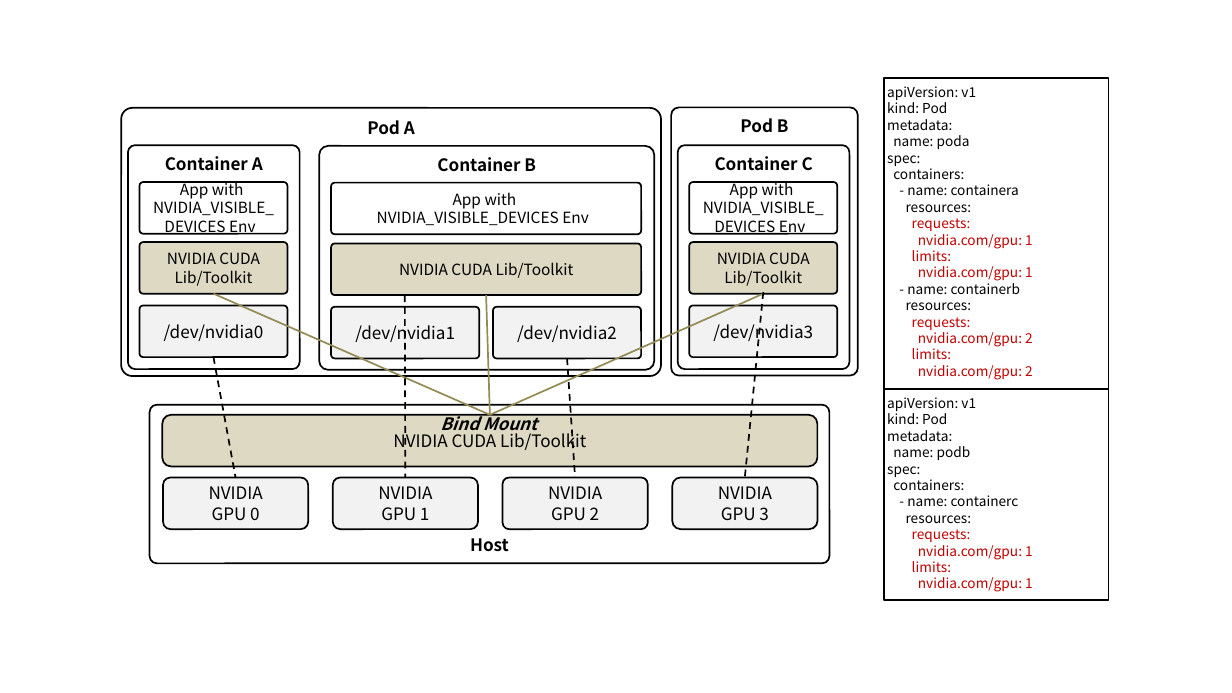
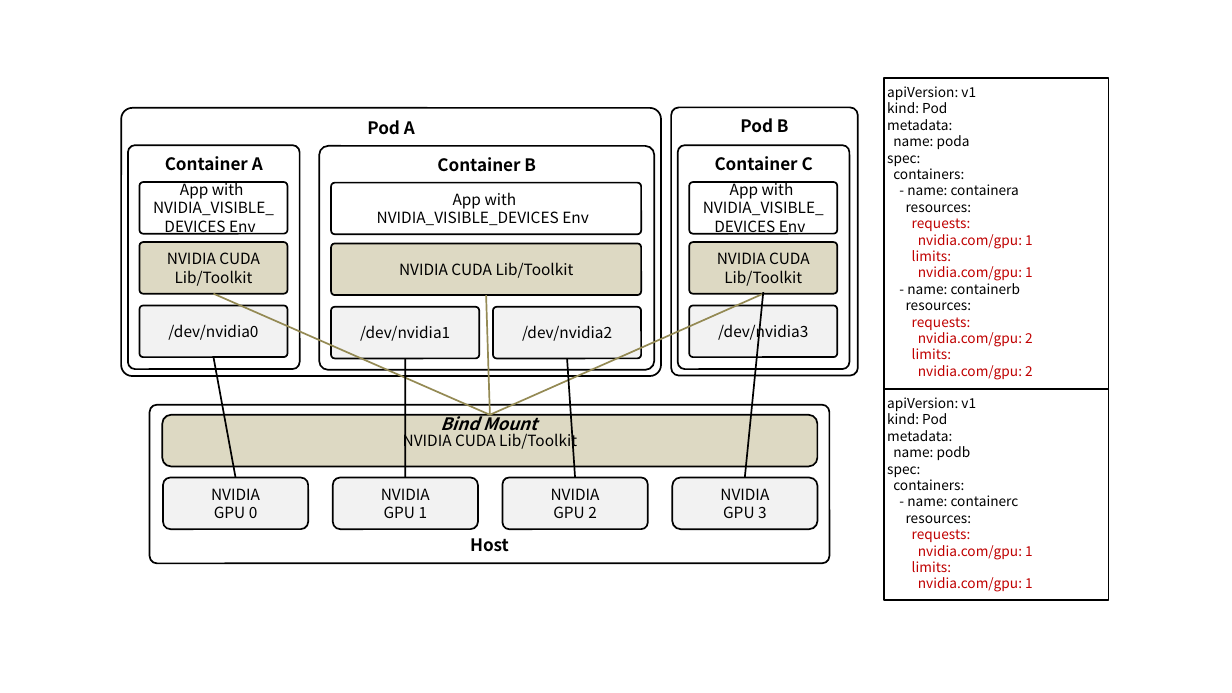
Before and after one commit to ssup2/blog-software, a slide deck: slide 1 of content/docs/theory-analysis/kubernetes-nvidia-device-plugin/images/images.pptx. Drawn at 1232x693 pixels with LibreOffice and Linux fonts; fonts in the diff are those of the drawing. Boxes give left, top, right and bottom in pixels: in the first picture for what was removed or moved away, otherwise in the second. Text is boxed around its words. In the diff, an @@ line names an element or a change of style, - is before the commit and + after.

```diff
--- a/content/docs/theory-analysis/kubernetes-nvidia-device-plugin/images/images.pptx
+++ b/content/docs/theory-analysis/kubernetes-nvidia-device-plugin/images/images.pptx
@@ line (764, 292) - (745, 478): stroke #000000 1 pt dashed to #000000 1 pt @@
@@ line (213, 357) - (235, 478): stroke #000000 1 pt dashed to #000000 1 pt @@
@@ line moved from (405, 296) - (405, 478) to (405, 359) - (405, 478) @@
@@ line (405, 359) - (405, 478): stroke #000000 1 pt dashed to #000000 1 pt @@
@@ line (567, 359) - (575, 478): stroke #000000 1 pt dashed to #000000 1 pt @@
@@ size 10 to 9 pt in 9 elements at bbox=[331, 307, 479, 359], bbox=[493, 307, 641, 359], bbox=[139, 306, 287, 357], bbox=[689, 306, 837, 357], bbox=[163, 478, 308, 530], bbox=[333, 478, 478, 530], bbox=[503, 478, 648, 530], bbox=[673, 478, 818, 530], bbox=[163, 415, 818, 467] @@
```
Also in this commit, not shown: 3 other slides changed, 7 other files.
